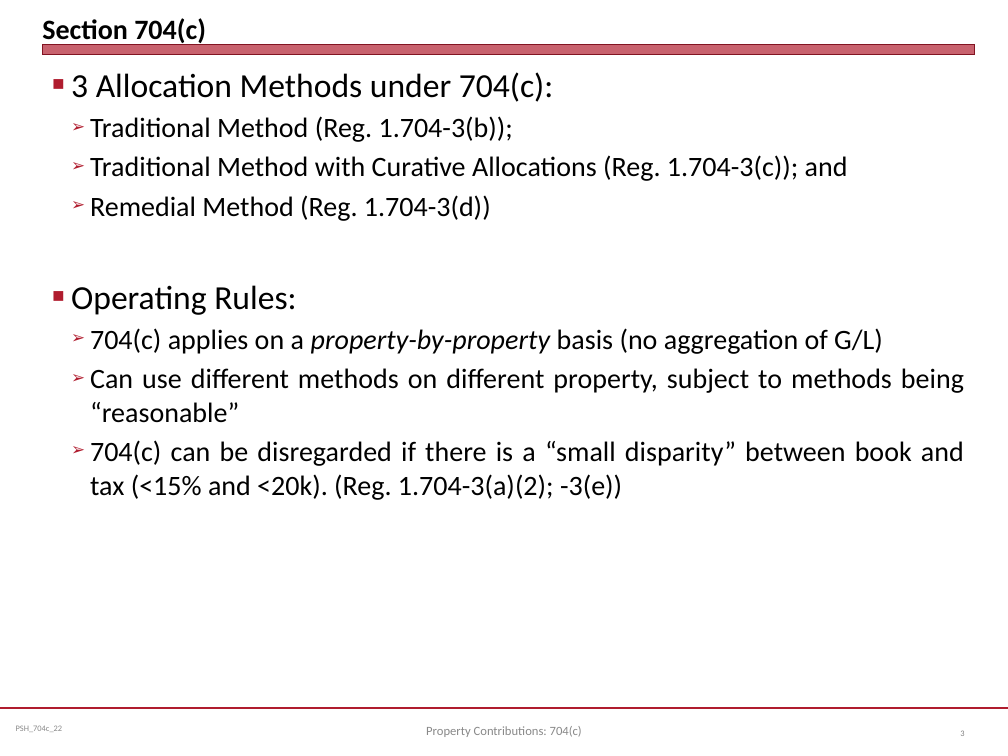
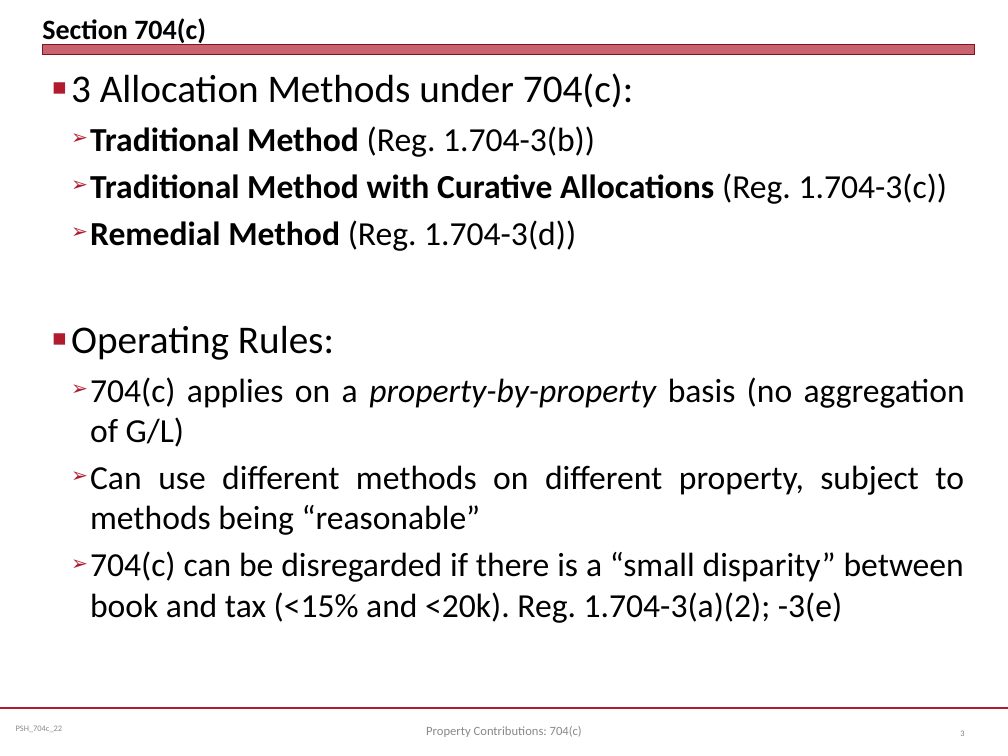
Before and after one commit to jmc877/Partnership-Tax, a slide deck: slide 3 of slides/PSH_704c_22.pptx. Drawn at 1008x756 pixels with LibreOffice and Linux fonts; fonts in the diff are those of the drawing. Boxes give left, top, right and bottom in pixels: in the first picture for what was removed or moved away, otherwise in the second. Text is boxed around its words. In the diff, an @@ line names an element or a change of style, - is before the commit and + after.

```diff
--- a/slides/PSH_704c_22.pptx
+++ b/slides/PSH_704c_22.pptx
@@ text at bbox=[71, 73, 965, 535]: size 24 to 28 pt in "3 Allocation Methods under 704(c):", "Operating Rules:"; size 20 to 24 pt in "Remedial Method (Reg. 1.704-3(d))", "704(c) applies on a property-by-property basis (no ...", "Can use different methods on different property, ..."; bold on in "Remedial Method" @@
@@ text at bbox=[90, 126, 948, 204]: text changed; size 20 to 24 pt; bold on @@
-  ➢ Traditional Method (Reg. 1.704-3(b));
-  ➢ Traditional Method with Curative Allocations (Reg. 1.704-3(c)); and
+  ➢ Traditional Method (Reg. 1.704-3(b))
+  ➢ Traditional Method with Curative Allocations (Reg. 1.704-3(c))
@@ text at bbox=[90, 551, 964, 623]: text changed; size 20 to 24 pt @@
-  ➢ 704(c) can be disregarded if there is a “small disparity” between book and tax (<15% and <20k). (Reg. 1.704-3(a)(2); -3(e))
+  ➢ 704(c) can be disregarded if there is a “small disparity” between book and tax (<15% and <20k). Reg. 1.704-3(a)(2); -3(e)
```
Also in this commit, not shown: 3 other slides changed, 1 other file.
